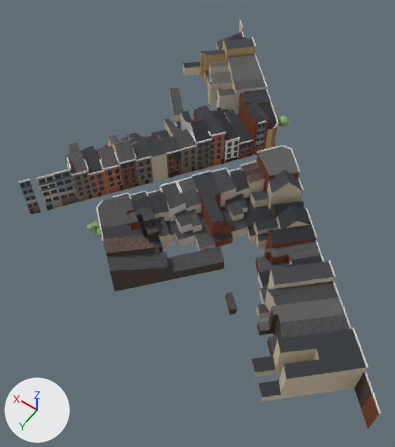
The glTF model viewer/districts/2020-kiel/chunks/c_-2_-3.glb as it was, and as the next commit left it.
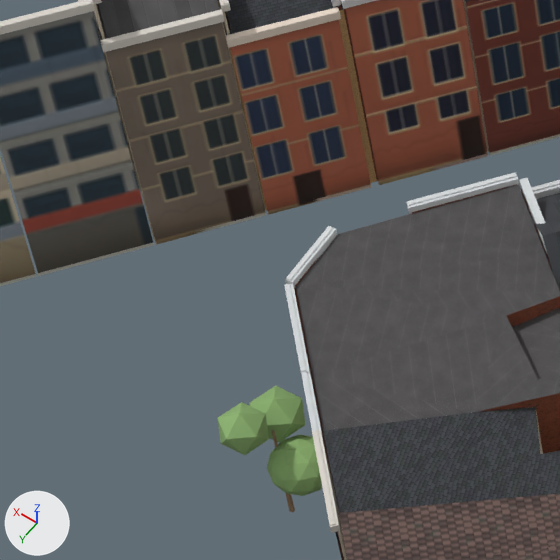
The first picture shows the older version from a 50 mm camera at (-360.8, -453.9, 132.9) aimed at (-299.1, -540.3, -2.8). The close-ups show the older and then the newer version on the part from 15% to 34% of the width and 38% to 55% of the height of that picture. Only the edits that show in the close-ups are written down. Arrows for +X, +Y and +Z are at lower left; the lights stay in place. Where no turn or scale is listed for an object, it has been applied to the vertices.

Objects in the first close-up: 'bldg_6004249181_roof', 'bldg_6004249222_roof', 'bldg_6004249256_roof', 'bldg_6004526260_facade1', 'bldg_6004526270_facade1', 'bldg_6004526281_facade1', 'bldg_6004526281_roof', 'bldg_6004526290_facade1', 'bldg_6004526290_roof', 'bldg_6004526308_facade0', 'bldg_6006774982_facade1', 'tree_3891' and 17 more.
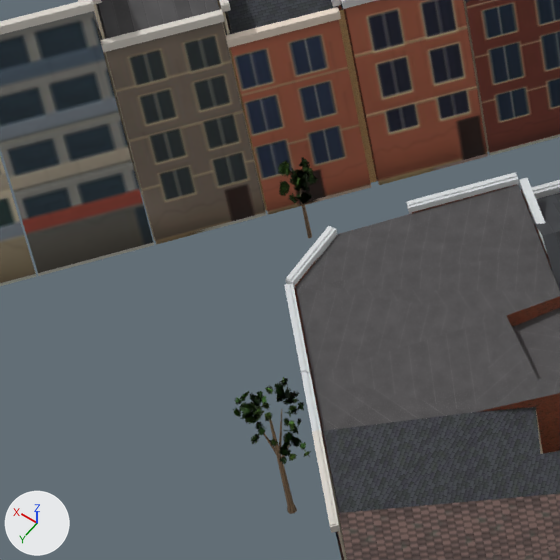
What differs and where, as boxes [x1, y1, x2, y2] in the close-ups (560 x 560 px):
'tree_3891', deleted (green): before [217, 386, 322, 512]
'tree_3940', added: after [233, 377, 311, 514]
'tree_ornamental_young.003', added: after [278, 157, 318, 238]

The change, as a list of edits to the scene's bpy script:
```text
Add img_leaf_atlas:
    img_leaf_atlas = load_image('leaf_atlas', '_unpacked/leaf_atlas', 512, 512, 'sRGB')
Add mat_canopy_tree:
    mat_canopy_tree = bpy.data.materials.new('canopy_tree')
    # uses the picture img_leaf_atlas
Add me_tree_ornamental_young:
    me_tree_ornamental_young.from_pydata(...)  # 257 vertices, 154 faces; spans x -0.66..0.66, y -0.57..0.57, z -1.0..1.0
    me_tree_ornamental_young.materials.append(mat_canopy_tree)
Add me_tree_open_mature:
    me_tree_open_mature.from_pydata(...)  # 426 vertices, 256 faces; spans x -1.76..1.86, y -1.62..1.57, z -4.39..4.39
    me_tree_open_mature.materials.append(mat_canopy_tree)
Remove ob_tree_3891:
    ob_tree_3891 = bpy.data.objects.new('tree_3891', me_tree_open_0)
    ob_tree_3891.location = (-279.25, -516.24, 3.53)
Add ob_tree_ornamental_young_003:
    ob_tree_ornamental_young_003 = bpy.data.objects.new('tree_ornamental_young.003', me_tree_ornamental_young)
    ob_tree_ornamental_young_003.parent = ob_trees__2__3__c__2__3
    ob_tree_ornamental_young_003.location = (38.88, 43.51, 2.603)
    ob_tree_ornamental_young_003.rotation_euler = (0.0, 0.0, -1.715)  # degrees (0, 0, -98)
    ob_tree_ornamental_young_003.scale = (1.55, 1.55, 2.6)
Add ob_trees__2__3__c__2__3:
    ob_trees__2__3__c__2__3 = bpy.data.objects.new('trees_-2_-3__c_-2_-3', None)
    ob_trees__2__3__c__2__3.location = (-308.7, -571.3, 0.0)
Add ob_tree_3940:
    ob_tree_3940 = bpy.data.objects.new('tree_3940', me_tree_open_mature)
    ob_tree_3940.location = (-279.29, -516.51, 4.39)
```
